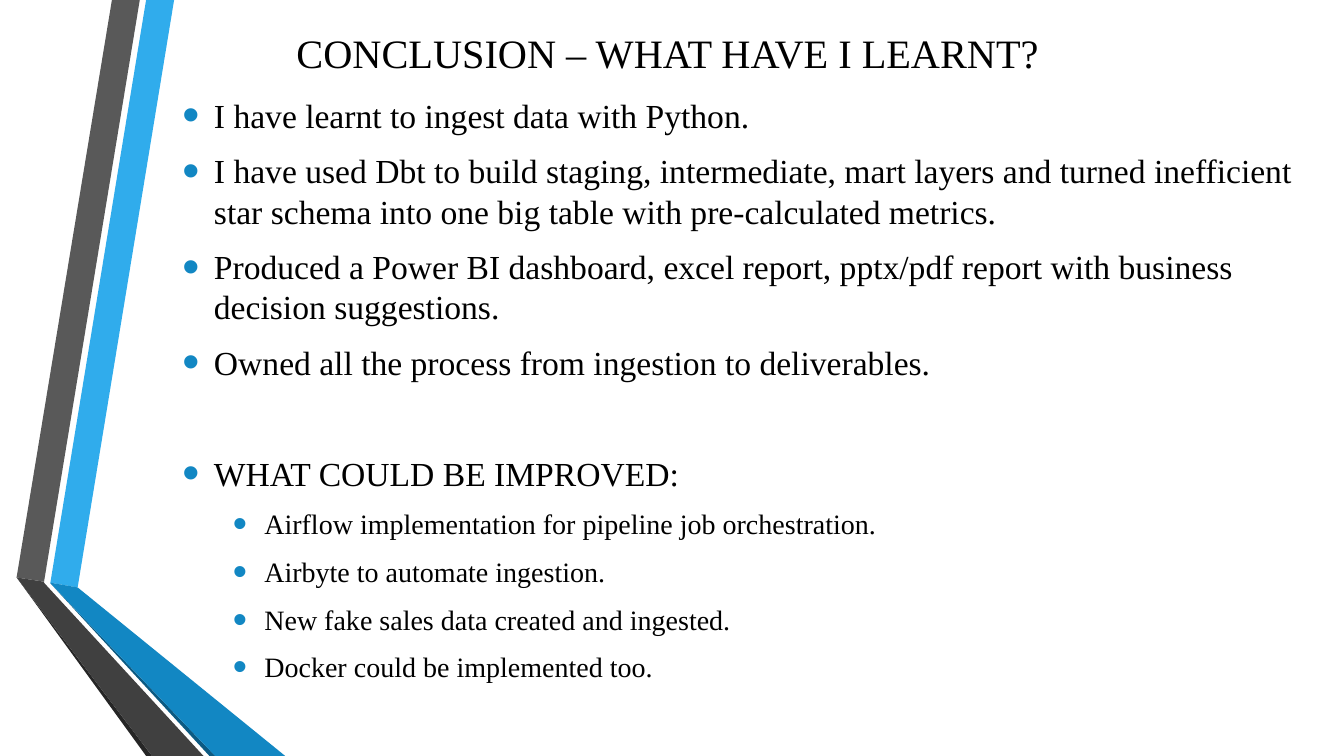
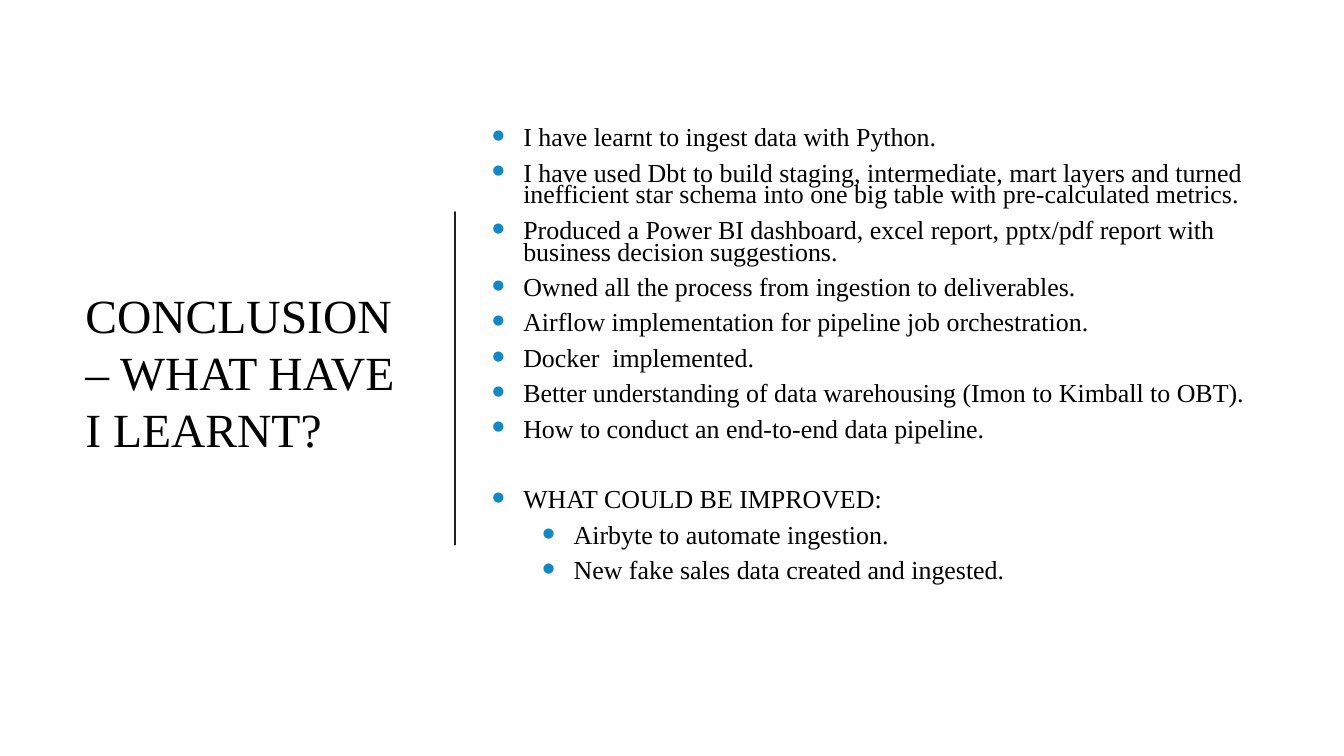
Before and after one commit to BenatrixB/data-portfolio-projects, a slide deck: slide 18 of deliverables/Maven_toys_report.pptx (slide 11 before the commit). Drawn at 1344x756 pixels with LibreOffice and Linux fonts; fonts in the diff are those of the drawing; background and template pictures are left out. Boxes give left, top, right and bottom in pixels: in the first picture for what was removed or moved away, otherwise in the second. Text is boxed around its words. In the diff, an @@ line names an element or a change of style, - is before the commit and + after.

Commit message:
Final deliverables — updated PPTX, business case study, LinkedIn carousel, cleaned up deliverables folder

```diff
--- a/deliverables/Maven_toys_report.pptx
+++ b/deliverables/Maven_toys_report.pptx
@@ rectangle added at box(0, 0, 1344, 756), fill #FFFFFF @@
@@ title "CONCLUSION – WHAT HAVE I ...": place and size @@
-title "CONCLUSION – WHAT HAVE I ..." at box(296, 41, 1039, 69)
+title "CONCLUSION – WHAT HAVE I ..." at box(85, 301, 394, 448)
@@ title "CONCLUSION – WHAT HAVE I ..." at box(85, 301, 394, 448): size 28.8 to 34 pt; alignment centre to left @@
@@ text "I have learnt to ingest ...": place and size @@
-text "I have learnt to ingest ..." at box(214, 104, 1291, 683)
+text "I have learnt to ingest ..." at box(523, 128, 1244, 585)
@@ text at box(523, 128, 1241, 585): size 24 to 18.5 pt in "I have learnt to ingest data with ...", "I have used Dbt to build staging, ...", "Produced a Power BI dashboard, excel report, ...", "Owned all the process from ingestion to ..." and 1 more places; size 20 to 18.5 pt in "Airbyte to automate ingestion.", "New fake sales data created and ingested."; line spacing 1 to 0.7; less space between paragraphs @@
@@ line added from (455, 212) to (455, 544), #212121 1.5 pt @@
@@ text at box(523, 312, 1244, 444): paragraphs added @@
+• Airflow implementation for pipeline job orchestration.
+• Docker implemented.
+• Better understanding of data warehousing (Imon to Kimball to OBT).
+• How to conduct an end-to-end data pipeline.
@@ text at box(264, 514, 876, 540): paragraph removed @@
-  • Airflow implementation for pipeline job orchestration.
@@ text at box(264, 657, 653, 683): paragraph removed @@
-  • Docker could be implemented too.
```
Also in this commit, not shown: 2 other slides changed, 8 slides added, 15 other files.
